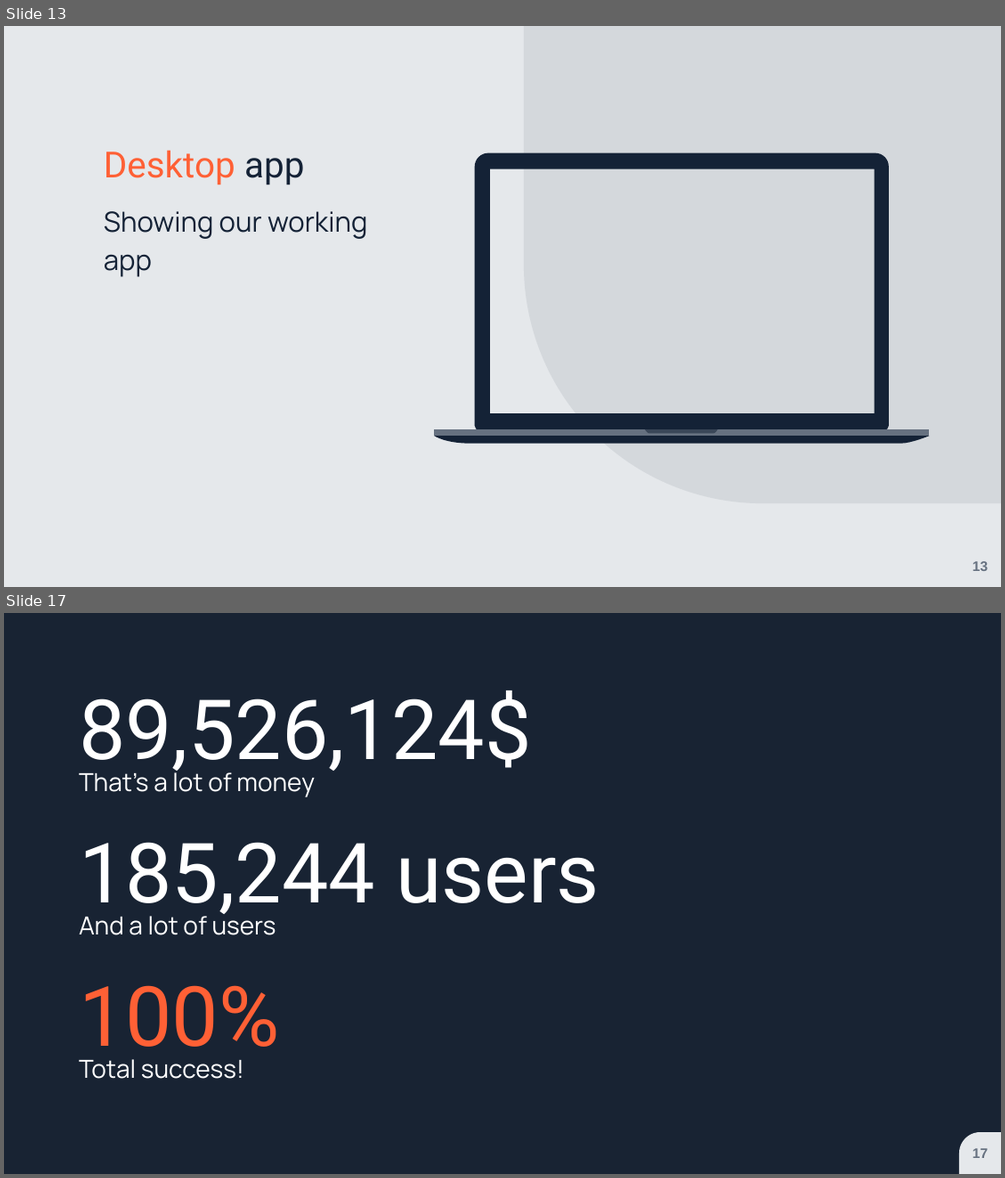
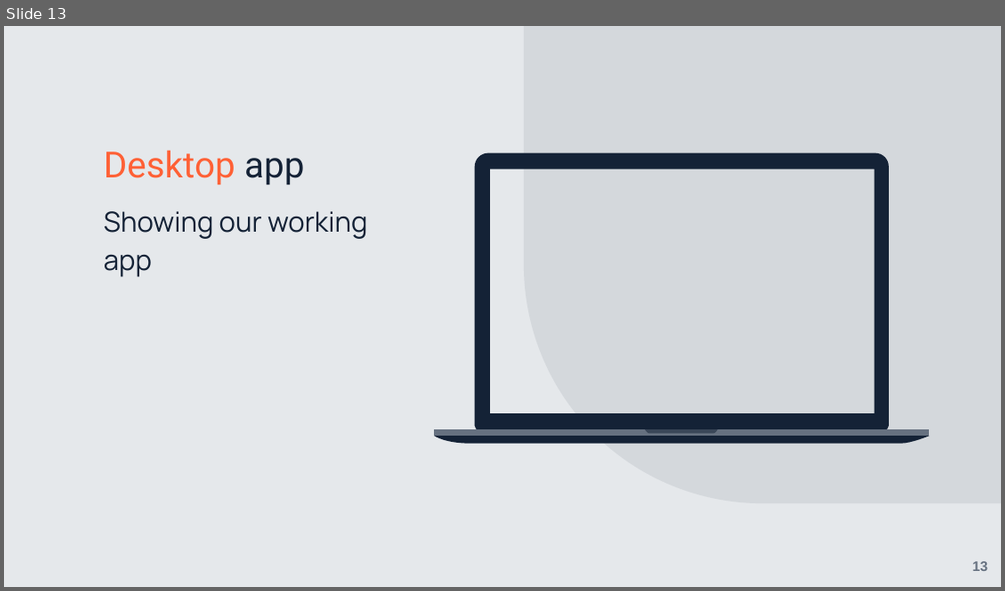
Before and after one commit to jmitterh/Project_3_Potential_Marketing, a slide deck: Data-Estate Presentation.pptx. Shown one above the other, each under a label of ours: slides 13 and 17 before the commit, slide 13 after it; the slides between them are not shown. The pictures are 1005x1178 and 1005x591 pixels, drawn with LibreOffice and Linux fonts; fonts in the diff are those of the drawing; background and template pictures are left out; a plain dark background stands for a picture behind light text. Boxes give left, top, right and bottom in pixels: in the first picture for what was removed or moved away, otherwise in the second. Text is boxed around its words. In the diff, an @@ line names an element or a change of style, - is before the commit and + after.

```diff
--- a/Data-Estate Presentation.pptx
+++ b/Data-Estate Presentation.pptx
@@ slide 17 removed at box(4, 613, 1001, 1174), background picture (left out); not listed: 1 template element that a slide beside it also shows @@
@@ rectangle removed at box(4, 613, 1001, 1173) @@
@@ title removed at box(79, 690, 532, 779) @@
-89,526,124$
@@ subtitle removed at box(79, 768, 315, 797) @@
-That’s a lot of money
@@ title removed at box(79, 842, 599, 922) @@
-185,244 users
@@ subtitle removed at box(79, 911, 276, 935) @@
-And a lot of users
@@ title removed at box(79, 985, 280, 1065) @@
-100%
@@ subtitle removed at box(79, 1059, 244, 1078) @@
-Total success!
@@ page number removed at box(972, 1148, 987, 1158) @@
-17
```
Also in this commit, not shown: 1 slide changed, 5 other slides removed, 6 other files.
